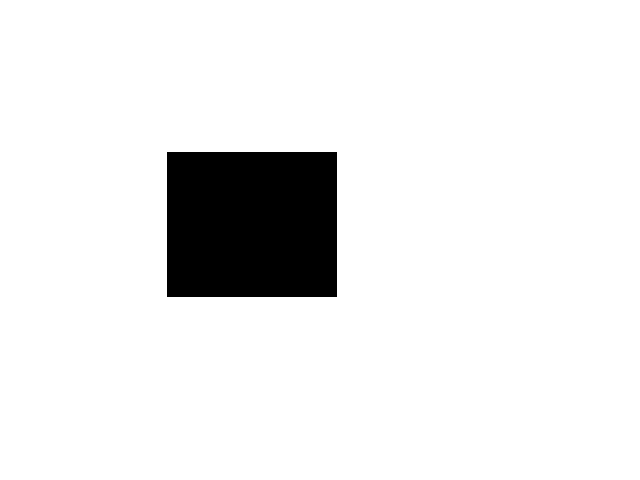
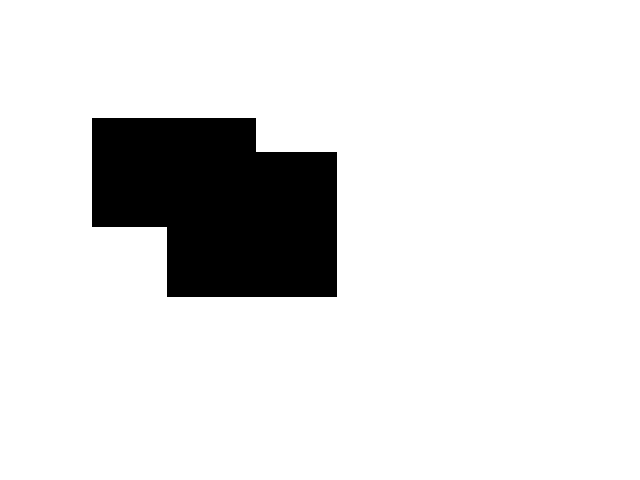
Layers edited between the first and the second 640 x 480 image:
painted on "Arrière-plan" over [92, 118, 256, 227]
